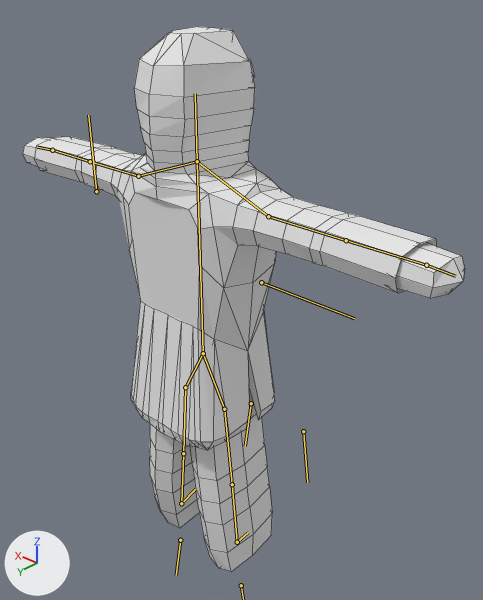
An edit to the Blender file HeroJam Bio-Robots/Assets/Blender Models/Liquidator.blend, drawn before and after from the same camera.
Camera for both pictures: a 50 mm lens placed at (-8.69, 8.49, 6.54), pointed at (0.12, -1.34, -0.39). Arrows for +X, +Y and +Z are at lower left; the lights stay in place. The bones that bend it are drawn over the model as lines. Mesh edges are drawn as thin lines.
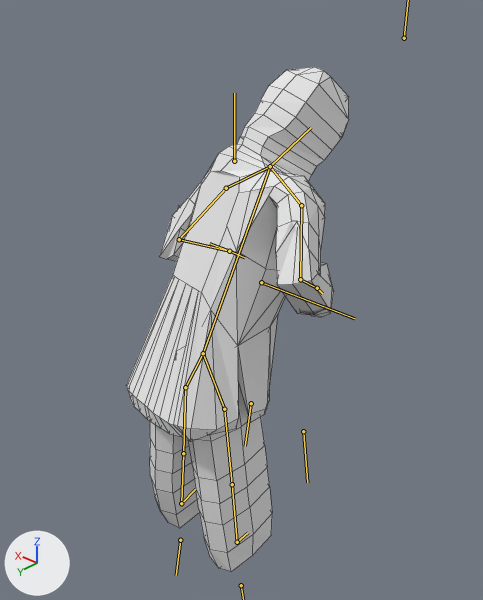
The newer file adds an action. The first version stands in its rest pose; the second is drawn at frame 23 of the action 'ArmatureAction.004'.

Where the change shows, as pixel boxes (x1, y1, x2, y2) in the pictures (483 x 600 px):
'Cube', posed (49% narrower, 7% shorter)
    before: (23, 27, 464, 572)
    after: (126, 67, 349, 572)
bone 'Spine', root to tip
    before: (203, 353) to (197, 161)
    after: (203, 353) to (270, 166)
bone 'head targ.001', root to tip
    before: (96, 191) to (88, 115)
    after: (234, 161) to (234, 93)

The edits, one by one:
Bone 'Spine' (bone_spine) turns from (0, 0, 0) to (1, -25, -30) degrees about its own x, y and z.
Bone 'right arm targ' (bone_right_arm_targ) moves from (0.0, 0.0, 0.0) to (-1.73, -5.29, 1.16).
Bone 'right arm targ' (bone_right_arm_targ) is rescaled from (1.0, 1.0, 1.0) to (1.0, 0.42, 1.0).
Bone 'Left arm targ' (bone_left_arm_targ) moves from (0.0, 0.0, 0.0) to (2.53, -5.77, -2.43).
Bone 'Left arm targ' (bone_left_arm_targ) is rescaled from (1.0, 1.0, 1.0) to (1.0, 0.42, 1.0).
Bone 'head targ.001' (bone_head_targ_001) moves from (0.0, 0.0, 0.0) to (2.79, 0.0, 0.5).
Bone 'head targ' (bone_head_targ) moves from (0.0, 0.0, 0.0) to (5.37, -1.06, 1.02).
